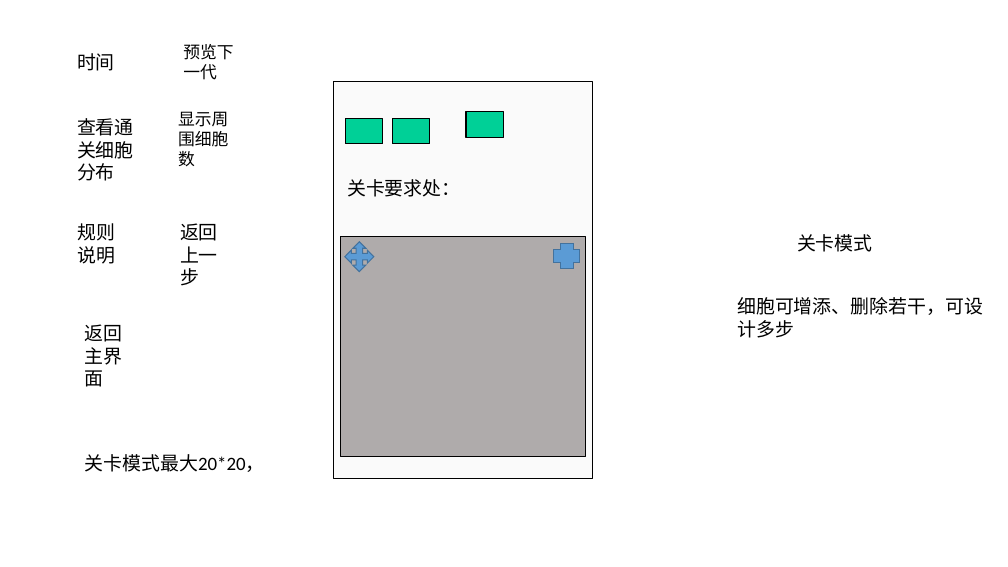
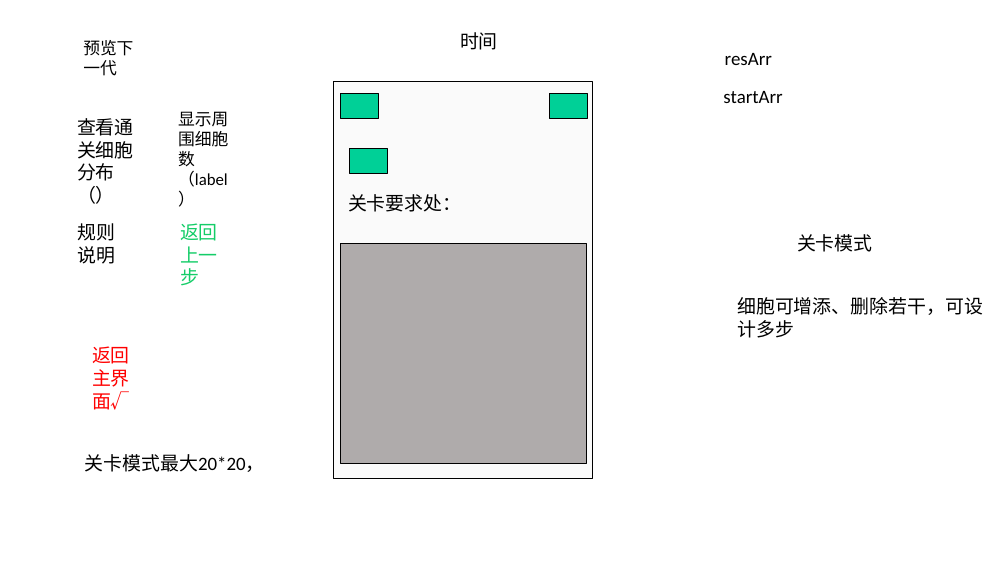
Before and after one commit to GameOfLife9/ConwayGameOfLife, a slide deck: slide 2 of 方案.pptx. Drawn at 1008x567 pixels with LibreOffice and Linux fonts; fonts in the diff are those of the drawing. Boxes give left, top, right and bottom in pixels: in the first picture for what was removed or moved away, otherwise in the second. Text is boxed around its words. In the diff, an @@ line names an element or a change of style, - is before the commit and + after.

```diff
--- a/方案.pptx
+++ b/方案.pptx
@@ text "时间": place and size @@
-text "时间" at <box>77,53,115,71</box>
+text "时间" at <box>460,32,498,50</box>
@@ text "预览下一代": place and size @@
-text "预览下一代" at <box>183,44,233,80</box>
+text "预览下一代" at <box>83,40,133,76</box>
@@ text added at <box>725,53,772,65</box>, 18 pt, text #000000 @@
+resArr
@@ text at <box>178,111,228,187</box>: text changed @@
-显示周围细胞数
+显示周围细胞数（label）
@@ rectangle: place and size @@
-rectangle at <box>346,119,383,144</box>
+rectangle at <box>341,94,379,119</box>
@@ rectangle: place and size @@
-rectangle at <box>466,112,504,137</box>
+rectangle at <box>550,94,588,119</box>
@@ text added at <box>723,91,782,103</box>, 18 pt, text #000000 @@
+startArr
@@ rectangle: place and size @@
-rectangle at <box>392,119,430,144</box>
+rectangle at <box>349,148,387,173</box>
@@ text "关卡要求处：": place and size @@
-text "关卡要求处：" at <box>347,179,460,197</box>
+text "关卡要求处：" at <box>348,194,461,212</box>
@@ text "返回上一步" at <box>180,223,218,286</box>: text colour #000000 to gradient #14CD68 to #0B6E38 @@
@@ rectangle: place and size @@
-rectangle at <box>340,237,586,457</box>
+rectangle at <box>341,243,587,464</box>
@@ quad arrow removed at <box>345,242,374,272</box> @@
@@ plus removed at <box>554,243,580,269</box> @@
@@ text at <box>92,346,130,410</box>: text changed; text colour #000000 to #FF0000 @@
-返回主界面
+返回主界面√
```
Also in this commit, not shown: 1 slide added, 10 other files.
